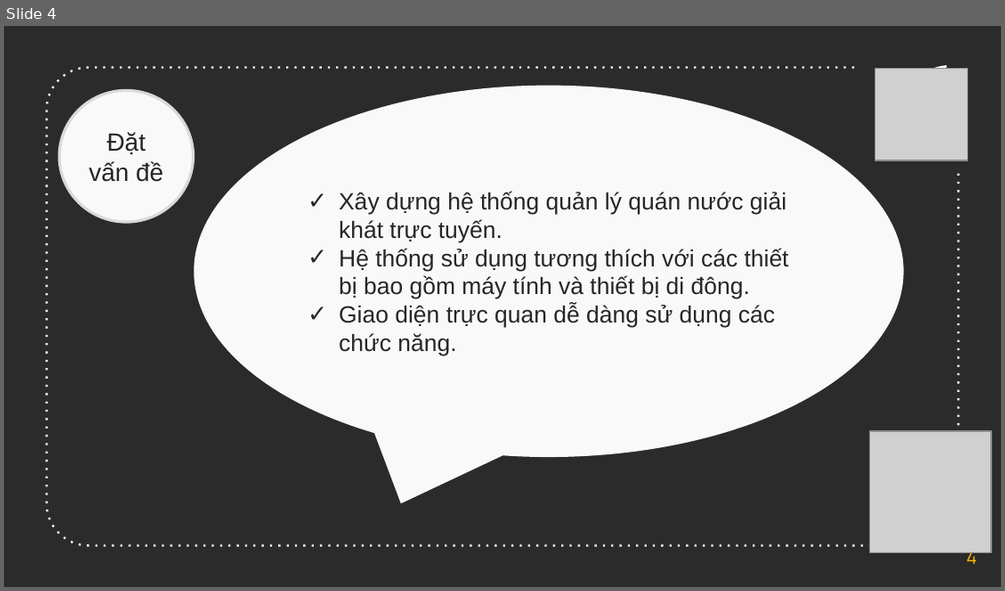
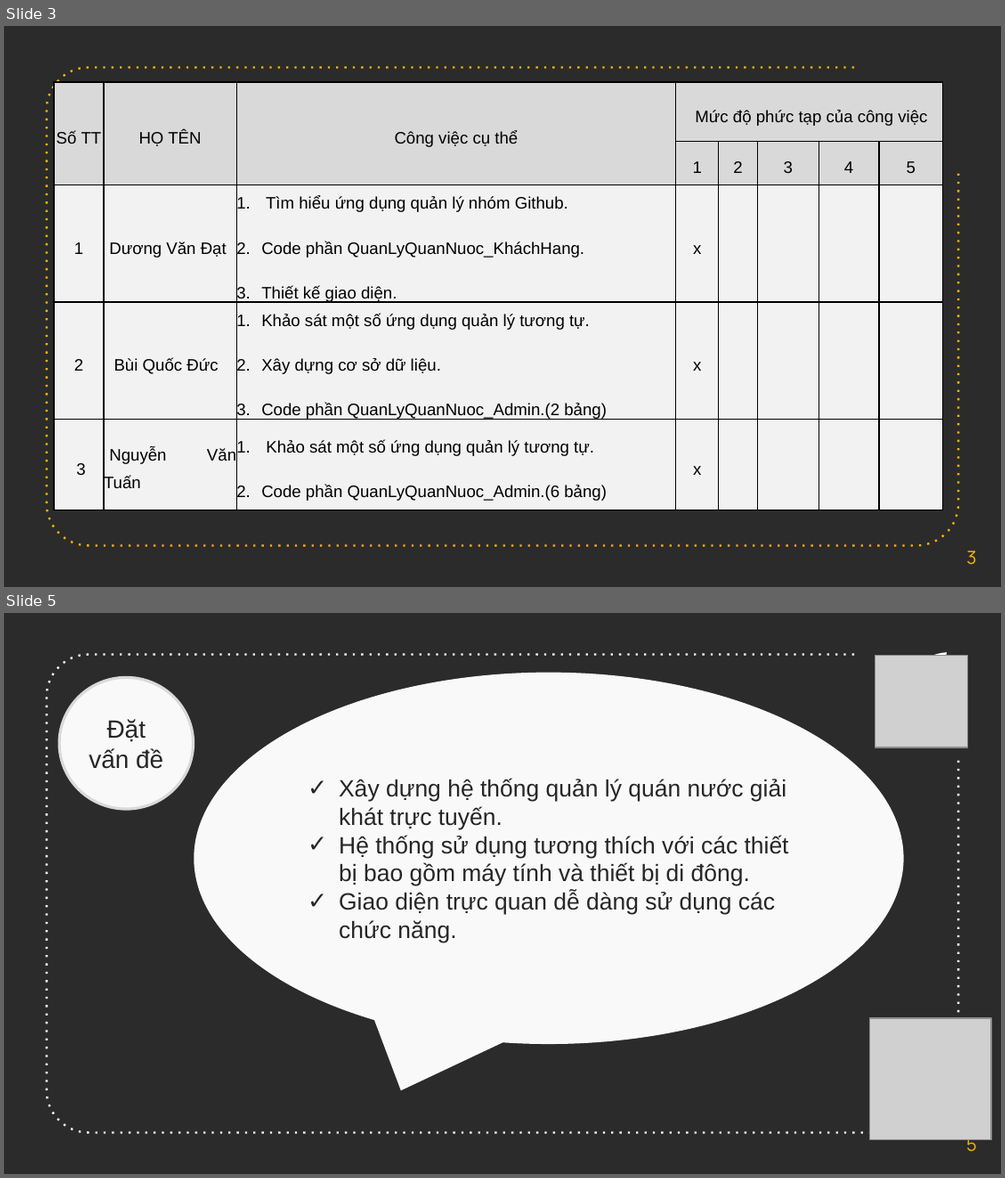
Before and after one commit to datduong97/Congnghephanmem, a slide deck: bccnpm2.pptx. Shown one above the other, each under a label of ours: slide 4 before the commit, slides 3 and 5 after it; the slides between them are not shown. The pictures are 1005x591 and 1005x1178 pixels, drawn with LibreOffice and Linux fonts; fonts in the diff are those of the drawing; grey boxes stand for pictures; background and template pictures are left out; a plain dark background stands for a picture behind light text. Boxes give left, top, right and bottom in pixels: in the first picture for what was removed or moved away, otherwise in the second. Text is boxed around its words. In the diff, an @@ line names an element or a change of style, - is before the commit and + after.

```diff
--- a/bccnpm2.pptx
+++ b/bccnpm2.pptx
@@ slide 3 added at <box>4,26,1001,587</box>, background picture (left out) @@
@@ freeform shape added at <box>47,68,959,546</box>, outline #FFB600 1.5 pt dashed @@
@@ table added at <box>54,82,943,514</box>, 5 rows, 8 columns @@
+Số TT | HỌ TÊN | Công việc cụ thể | Mức độ phức tạp của công việc |  |  |  | 
+ |  |  | 1 | 2 | 3 | 4 | 5
+1 | Dương Văn Đạt | Tìm hiểu ứng dụng quản lý nhóm Github. / Code phần QuanLyQuanNuoc_KháchHang. / Thiết kế giao diện. | x |  |  |  | 
+2 | Bùi Quốc Đức | Khảo sát một số ứng dụng quản lý tương tự. / Xây dựng cơ sở dữ liệu. / Code phần QuanLyQuanNuoc_Admin.(2 bảng) | x |  |  |  | 
+3 | Nguyễn Văn Tuấn | Khảo sát một số ứng dụng quản lý tương tự. / Code phần QuanLyQuanNuoc_Admin.(6 bảng) | x |  |  |  | 
@@ page number added at <box>966,550,976,564</box>, 13 pt, text #FFB600 @@
+3
@@ what was slide 4 is now slide 5 @@
@@ page number at <box>966,1134,977,1151</box>: text changed @@
-4
+5
```
Also in this commit, not shown: 6 slides changed, 2 other slides added, 3 slides removed, 4 other files.
